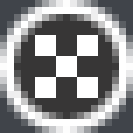
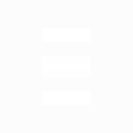
Revision of a layered 133px x 133px image; what changed, layer by layer:
showed "Зебра", painted on it over [42, 28, 91, 105]
hid "Шахматная доска" over [35, 35, 98, 98]
hid "Кнопки" over [0, 0, 133, 133]
hid "Фон" over [0, 0, 133, 133]
